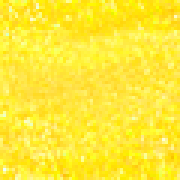
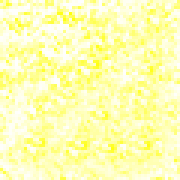
Two versions of the same layered image (180px x 180px). Layer-by-layer changes:
renamed "背景" to "レイヤー 0", painted on it over [0, 0, 180, 180]
